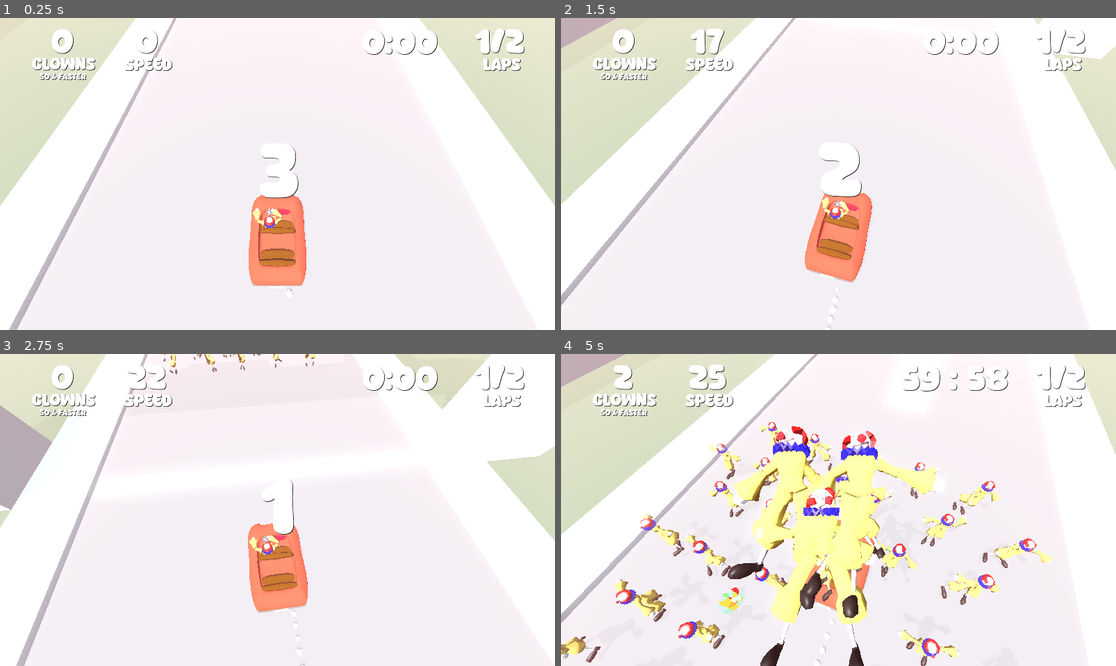
Above: before the commit, frames 1-4 (two rows, left to right).
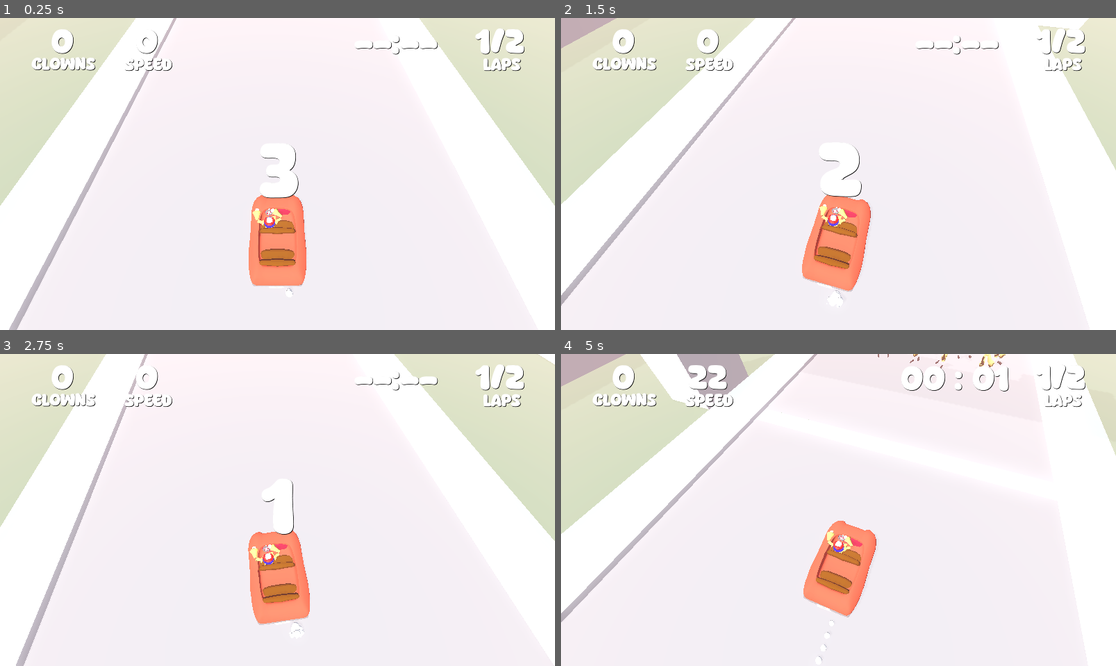
Above: after the commit, the same moments.

Repository: andyman/laughtrack
Game: Godot game, scene res://scenes/laugh_track1.tscn
Same seed, same stepped clock (60 frames per second), same inputs: the game is played once before the commit and once after it.
Inputs (mouse positions are in pixels of both pictures, inside the frame that each line leads up to):
- Up to frame 1 (0.25 s): no input
- Up to frame 2 (1.5 s): move the mouse to (866, 174) at 0.52 s; hold W (accelerate) from 0.53 s (still down); click (866, 174) at 0.6 s; move the mouse to (810, 174) at 1.27 s; click (810, 174) at 1.35 s
- Up to frame 3 (2.75 s): keep holding W (accelerate); move the mouse to (288, 503) at 2.02 s; click (288, 503) at 2.1 s
- Up to frame 4 (5 s): keep holding W (accelerate); move the mouse to (832, 516) at 2.77 s; click (832, 516) at 2.85 s; move the mouse to (877, 513) at 3.52 s; click (877, 513) at 3.6 s; move the mouse to (794, 506) at 4.27 s; click (794, 506) at 4.35 s

The runs differ from the first frame. In frame 1, 0.3% of the frame differs, in the area x 7-79%, y 4-21%; in frame 2, 2.9%; in frame 3, 9.1%; in frame 4, 18%, in the area x 0-100%, y 0-100%.

Commit message:
Some hud fixes

Diff:
--- a/prefabs/hud.tscn
+++ b/prefabs/hud.tscn
@@ -5,11 +5,12 @@
 [ext_resource type="Script" path="res://scripts/timer.gd" id="2_rkwqb"]
 [ext_resource type="Script" path="res://scenes/Countdown.gd" id="3_s511n"]
 
-[node name="HUD" type="CanvasLayer" node_paths=PackedStringArray("speed_label", "clown_label", "lap_label")]
+[node name="HUD" type="CanvasLayer" node_paths=PackedStringArray("speed_label", "clown_label", "lap_label", "percent_faster_label")]
 script = ExtResource("1_vgvx1")
 speed_label = NodePath("SpeedValue")
 clown_label = NodePath("ScoreValue")
 lap_label = NodePath("LapsValue")
+percent_faster_label = NodePath("ScoreValue/ScoreLabel3")
 
 [node name="TimeNumberLabel" type="Label" parent="."]
 anchors_preset = 5
--- a/scenes/laugh_track1.tscn
+++ b/scenes/laugh_track1.tscn
@@ -73,7 +73,6 @@
 
 [node name="SphereCar" parent="." instance=ExtResource("20_k8wm4")]
 transform = Transform3D(1, 0, 0, 0, 1, 0, 0, 0, 1, 0, 3.89468, 0)
-started = true
 
 [node name="WorldEnvironment" type="WorldEnvironment" parent="."]
 environment = SubResource("Environment_vv68l")
@@ -83,6 +82,11 @@
 shadow_enabled = true
 shadow_opacity = 0.25
 
+[node name="Music" type="AudioStreamPlayer" parent="."]
+stream = ExtResource("35_tshq8")
+volume_db = -16.0
+autoplay = true
+
 [node name="Ground" type="StaticBody3D" parent="."]
 
 [node name="CollisionShape3D" type="CollisionShape3D" parent="Ground"]
@@ -1567,11 +1571,6 @@
 transform = Transform3D(1, 0, 0, 0, 1, 0, 0, 0, 1, 10.896, 12.239, -174.201)
 head_gear = []
 neck_accessories = []
-
-[node name="AudioStreamPlayer" type="AudioStreamPlayer" parent="."]
-stream = ExtResource("35_tshq8")
-volume_db = -16.0
-autoplay = true
 
 [editable path="SphereCar"]
 [editable path="SphereCar/CarBodyCenter/Clowncar_swheel"]
--- a/scripts/hud.gd
+++ b/scripts/hud.gd
@@ -12,6 +12,7 @@
 @export var speed_label : Label
 @export var clown_label : Label
 @export var lap_label : Label
+@export var percent_faster_label : Label
 
 # Called when the node enters the scene tree for the first time.
 func _ready():
@@ -23,9 +24,14 @@
 	if (SphereCar.instance != null):
 		speed_label.text = "%d" % SphereCar.instance.ball.linear_velocity.length()
 		clown_label.text = "%d" % SphereCar.instance.clown_stack.clown_count
+		if (SphereCar.instance.clown_stack.clown_count > 0):
+			percent_faster_label.text = str(10*SphereCar.instance.clown_stack.clown_count) + "% faster"
+		else:
+			percent_faster_label.text = ""
 	else:
 		speed_label.text = "-"
 		clown_label.text = "-"
+		percent_faster_label.text = ""
 
 	if (GameController.instance != null):
 		lap_label.text = str(GameController.instance.lap) + "/" + str(GameController.instance.total_laps)
--- a/scripts/timer.gd
+++ b/scripts/timer.gd
@@ -1,7 +1,7 @@
 # controls the countdown
 extends Label
 
-var time = 3600 # seconds
+var time = 0 # seconds
 var dsec = 0
 var seconds =0
 var minutes = 0
@@ -14,20 +14,24 @@
 
 func _on_countdown_startinggunfired():
 	timestarted = true
-	pass
+	if (SphereCar.instance != null):
+		SphereCar.instance.started = true
+
+
 
 # Called every frame. 'delta' is the elapsed time since the previous frame.
 func _process(delta):
 	if not timestarted:
+		text = "--:--"
 		return
-	time -= delta
+	time += delta
 	seconds = fmod(time,60)
 	minutes = fmod(time,3600)/60
 	var timestring = "%02d : %02d"%[minutes,seconds]
 
 	text = timestring
 
-	if time <= 30:
-		add_theme_color_override("font_color", Color("CRIMSON"))
+	#if time <= 30:
+		#add_theme_color_override("font_color", Color("CRIMSON"))
 
 	pass
